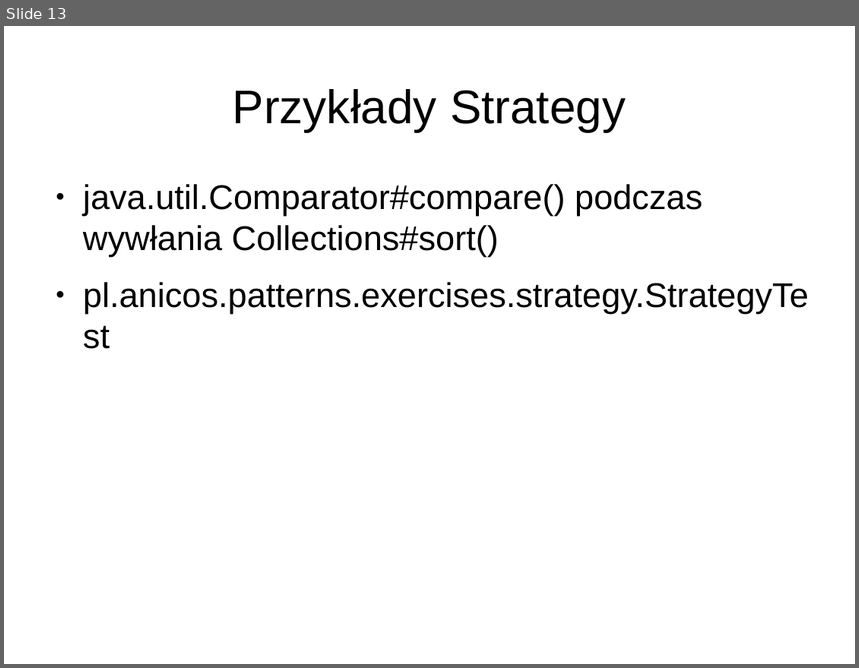
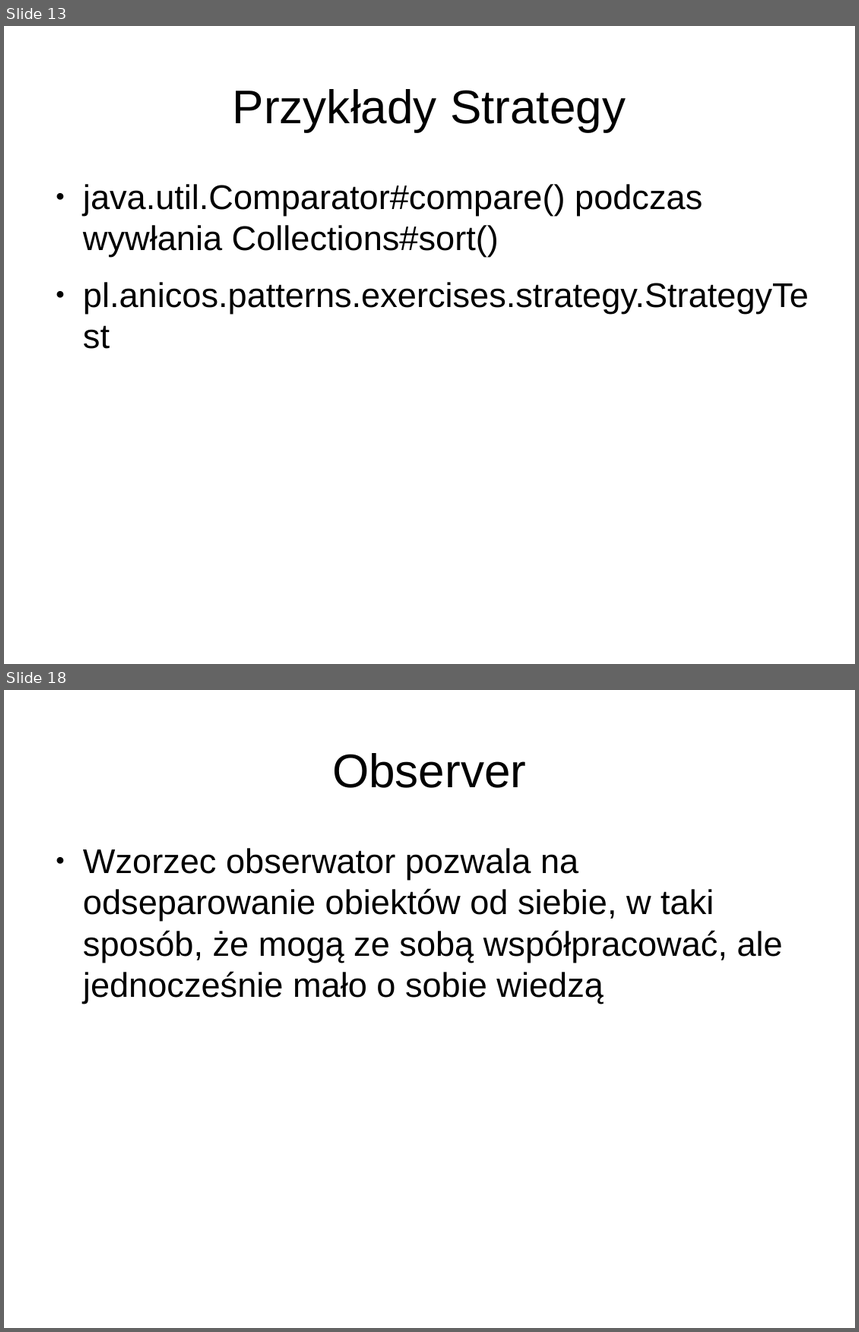
Before and after one commit to anicos/wzorce-projektowe-prezentacja, a slide deck: Part_3.odp. Shown one above the other, each under a label of ours: slide 13 before the commit, slides 13 and 18 after it; the slides between them are not shown. The pictures are 859x668 and 859x1332 pixels, drawn with LibreOffice and Linux fonts; fonts in the diff are those of the drawing. Boxes give left, top, right and bottom in pixels: in the first picture for what was removed or moved away, otherwise in the second. Text is boxed around its words. In the diff, an @@ line names an element or a change of style, - is before the commit and + after.

```diff
--- a/Part_3.odp
+++ b/Part_3.odp
@@ slide 18 added at [4, 690, 855, 1328], background #FFFFFF @@
@@ title added at [332, 753, 526, 788], 44 pt, text #000000 @@
+Observer
@@ text added at [83, 848, 783, 1003], 32 pt, text #000000 @@
+● Wzorzec obserwator pozwala na odseparowanie obiektów od siebie, w taki sposób, że mogą ze sobą współpracować, ale jednocześnie mało o sobie wiedzą
```
Also in this commit, not shown: 11 other slides added, 2 other files.
